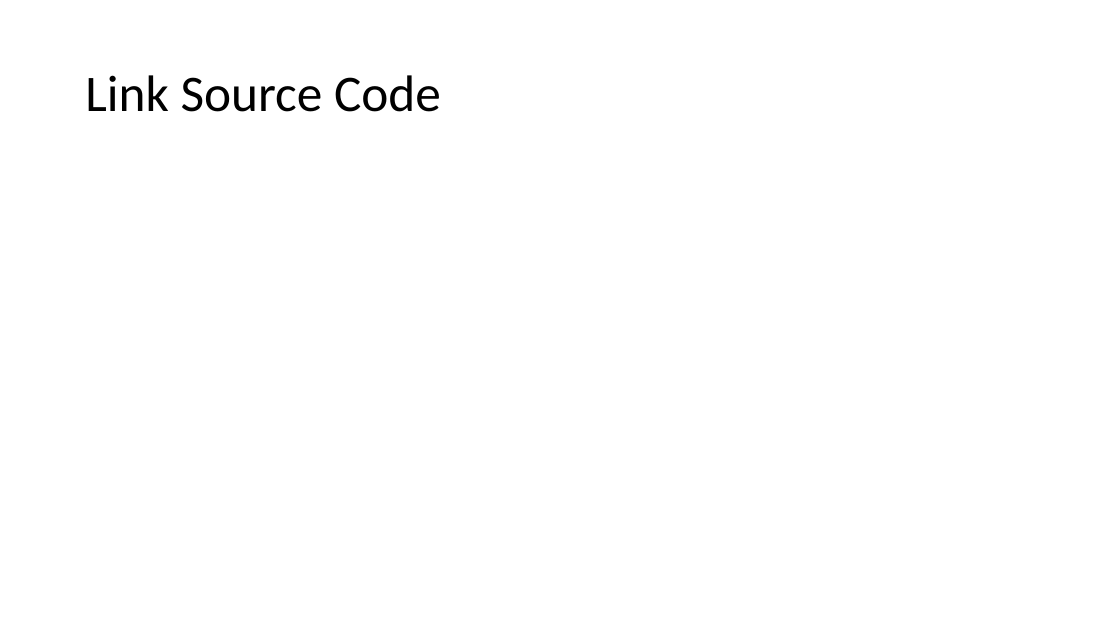
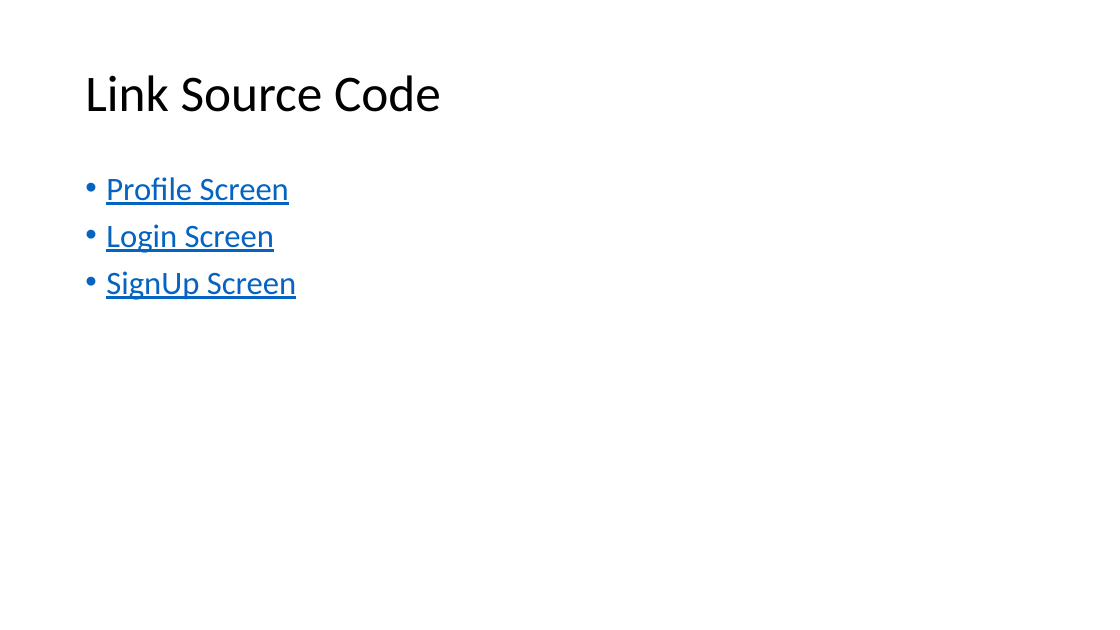
Before and after one commit to angelodellamorte404/file-project-dvs, a slide deck: slide 2 of profile, login, signup screen.pptx. Drawn at 1120x630 pixels with LibreOffice and Linux fonts; fonts in the diff are those of the drawing. Boxes give left, top, right and bottom in pixels: in the first picture for what was removed or moved away, otherwise in the second. Text is boxed around its words. In the diff, an @@ line names an element or a change of style, - is before the commit and + after.

Commit message:
aw

```diff
--- a/profile, login, signup screen.pptx
+++ b/profile, login, signup screen.pptx
@@ text added at (x1=106, y1=177, x2=296, y2=300), 28 pt, text #0563C1, underline @@
+• Profile Screen
+• Login Screen
+• SignUp Screen
```
Also in this commit, not shown: 1 other slide changed.
